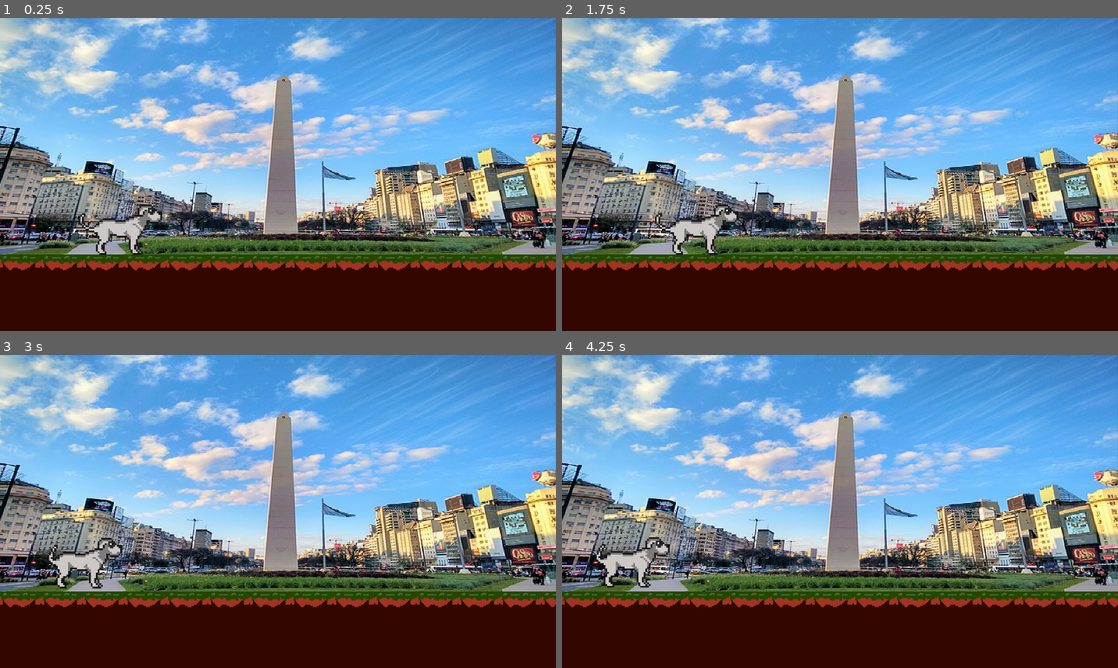
Above: before the commit, frames 1-4 (two rows, left to right).
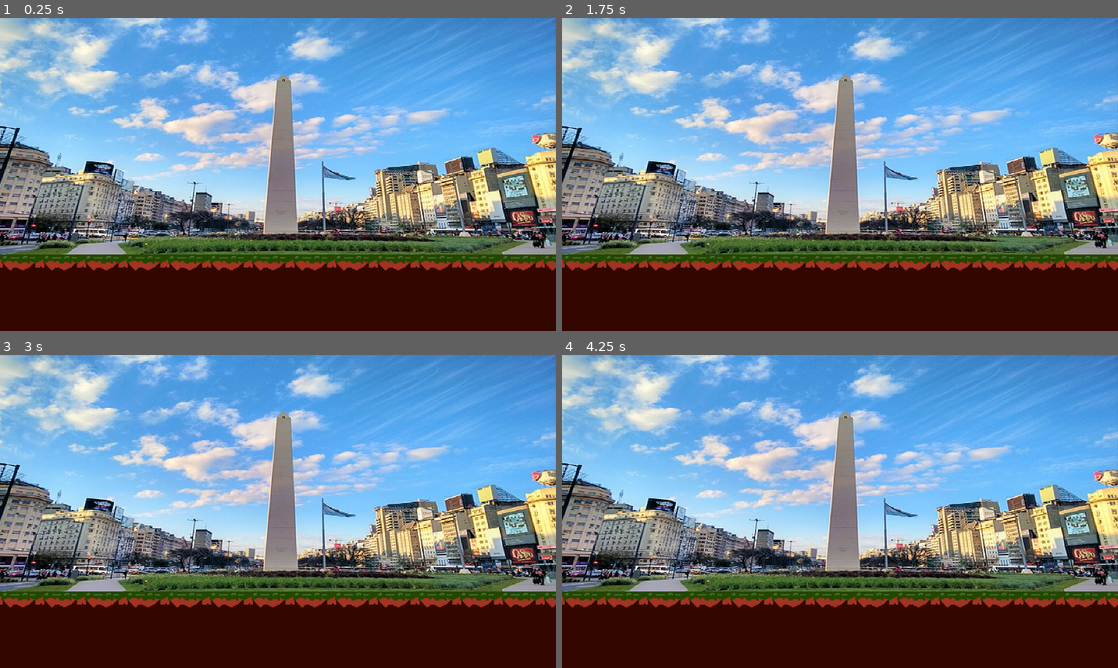
Above: after the commit, the same moments.

Repository: TheLuck12/DogoRun
Game: Godot game, scene res://Escena/nivel.tscn
The game is run twice, just before and just after one commit, with the same random seed, the same clock (stepped at 60 frames per second) and the same inputs. The engine's default icon, where the game draws it, is replaced by a stand-in: a white triangle on a blue panel in a dark square.
Inputs:
- Up to frame 1 (0.25 s): no input
- Up to frame 2 (1.75 s): tap Enter (ui_accept) at 0.5, 0.77, 1.25, 1.52 s; hold Y 0.53-1.28 s; tap Y at 1.35 s
- Up to frame 3 (3 s): hold Y 2.03-2.78 s; tap Enter (ui_accept) at 2.75 s; tap Y at 2.85 s
- Up to frame 4 (4.25 s): tap Enter (ui_accept) at 3.02, 3.77 s; hold Y from 3.53 s (still down)

The runs differ from the first frame. In frame 1, 0.9% of the frame differs, in the area x 14-30%, y 59-76%; in frame 2, 0.9%; in frame 3, 0.9%; in frame 4, 0.9%.

Commit message:
intento de poner Huesos

Diff:
--- a/Escena/jugador.tscn
+++ b/Escena/jugador.tscn
@@ -1,68 +1,10 @@
-[gd_scene load_steps=12 format=3 uid="uid://bcdxy02n2up7v"]
+[gd_scene load_steps=3 format=3 uid="uid://bcdxy02n2up7v"]
 
 [ext_resource type="Script" path="res://Scripts/jugador.gd" id="1_t2qgo"]
-[ext_resource type="Texture2D" uid="uid://glxfpdrjm0vp" path="res://Arte/Dogo/IdleDog.png" id="2_y1tqs"]
 
 [sub_resource type="CapsuleShape2D" id="CapsuleShape2D_lbyo6"]
 radius = 45.7143
-height = 137.143
-
-[sub_resource type="AtlasTexture" id="AtlasTexture_8rjpq"]
-atlas = ExtResource("2_y1tqs")
-region = Rect2(0, 32, 64, 32)
-
-[sub_resource type="AtlasTexture" id="AtlasTexture_c4k5g"]
-atlas = ExtResource("2_y1tqs")
-region = Rect2(64, 32, 64, 32)
-
-[sub_resource type="AtlasTexture" id="AtlasTexture_pg123"]
-atlas = ExtResource("2_y1tqs")
-region = Rect2(128, 32, 64, 32)
-
-[sub_resource type="AtlasTexture" id="AtlasTexture_srly1"]
-atlas = ExtResource("2_y1tqs")
-region = Rect2(192, 32, 64, 32)
-
-[sub_resource type="AtlasTexture" id="AtlasTexture_0llt3"]
-atlas = ExtResource("2_y1tqs")
-region = Rect2(256, 32, 64, 32)
-
-[sub_resource type="AtlasTexture" id="AtlasTexture_ptu6x"]
-atlas = ExtResource("2_y1tqs")
-region = Rect2(320, 32, 64, 32)
-
-[sub_resource type="AtlasTexture" id="AtlasTexture_qmxgg"]
-atlas = ExtResource("2_y1tqs")
-region = Rect2(384, 32, 64, 32)
-
-[sub_resource type="SpriteFrames" id="SpriteFrames_kevp1"]
-animations = [{
-"frames": [{
-"duration": 1.0,
-"texture": SubResource("AtlasTexture_8rjpq")
-}, {
-"duration": 1.0,
-"texture": SubResource("AtlasTexture_c4k5g")
-}, {
-"duration": 1.0,
-"texture": SubResource("AtlasTexture_pg123")
-}, {
-"duration": 1.0,
-"texture": SubResource("AtlasTexture_srly1")
-}, {
-"duration": 1.0,
-"texture": SubResource("AtlasTexture_0llt3")
-}, {
-"duration": 1.0,
-"texture": SubResource("AtlasTexture_ptu6x")
-}, {
-"duration": 1.0,
-"texture": SubResource("AtlasTexture_qmxgg")
-}],
-"loop": true,
-"name": &"Idle",
-"speed": 5.0
-}]
+height = 128.0
 
 [node name="Jugador" type="CharacterBody2D"]
 script = ExtResource("1_t2qgo")
@@ -74,12 +16,6 @@
 rotation = 1.5708
 shape = SubResource("CapsuleShape2D_lbyo6")
 
-[node name="AnimatedSprite2D" type="AnimatedSprite2D" parent="."]
-position = Vector2(8, -17)
-scale = Vector2(4, 4)
-sprite_frames = SubResource("SpriteFrames_kevp1")
-animation = &"Idle"
-
 [node name="Camera2D" type="Camera2D" parent="."]
 position = Vector2(274.286, 0)
 limit_left = 0
--- a/Escena/nivel.tscn
+++ b/Escena/nivel.tscn
@@ -92,12 +92,12 @@
 position = Vector2(7792, 280)
 
 [node name="DetectarObjTirable" type="Area2D" parent="."]
-position = Vector2(648, 576)
+position = Vector2(680, 368)
 collision_layer = 2
 collision_mask = 2
 
 [node name="CollisionShape2D" type="CollisionShape2D" parent="DetectarObjTirable"]
-position = Vector2(4488, 7)
+position = Vector2(2672, 216)
 shape = SubResource("RectangleShape2D_n1rjw")
 one_way_collision_margin = 35.6
 
--- a/Scripts/jugador.gd
+++ b/Scripts/jugador.gd
@@ -1,21 +1,18 @@
 extends CharacterBody2D
 
-@onready var Sprite = $AnimatedSprite2D
+
 
 var salte : int
 @export var fuerzaSalto : int
 
 func _ready() -> void:
-	Sprite.play("Idle")
-
+	pass
 func _physics_process(delta: float) -> void:
 	if Global.enJuego == true:
 		Gravedad(delta)
 		Saltar()
 		Mover()
 		move_and_slide()
-	elif  Global.enJuego == false and Global.FinNivel == true:
-		Sprite.modulate = Color("black")
 	else:
 		pass
 
--- a/project.godot
+++ b/project.godot
@@ -10,7 +10,7 @@
 
 [application]
 
-config/name="RunnerPlataforma"
+config/name="DogoRun"
 run/main_scene="res://Escena/nivel.tscn"
 config/features=PackedStringArray("4.3", "Mobile")
 run/max_fps=60
Binary file added: Arte/Dogo/Cabeza.png
Not shown, added: Arte/Dogo/Cabeza.png.import
Not shown, added: Arte/Dogo/Cola.png.import
Binary file added: Arte/Dogo/DogoArgentino.png
Not shown, added: Arte/Dogo/DogoArgentino.png.import
Not shown, added: Arte/Dogo/PiernaDelDerecha.png.import
Not shown, added: Arte/Dogo/PiernaDelIzquierda.png.import
Not shown, added: Arte/Dogo/PiernaTraDerecha.png.import
Not shown, added: Arte/Dogo/PiernaTraIzquierda.png.import
Not shown, added: Arte/Dogo/Torso.png.import
